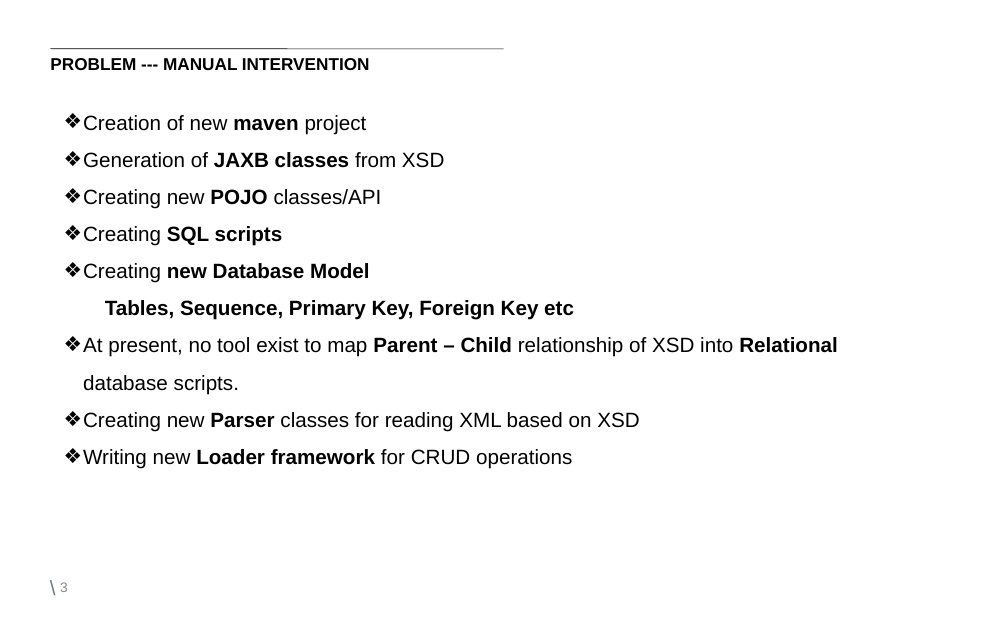
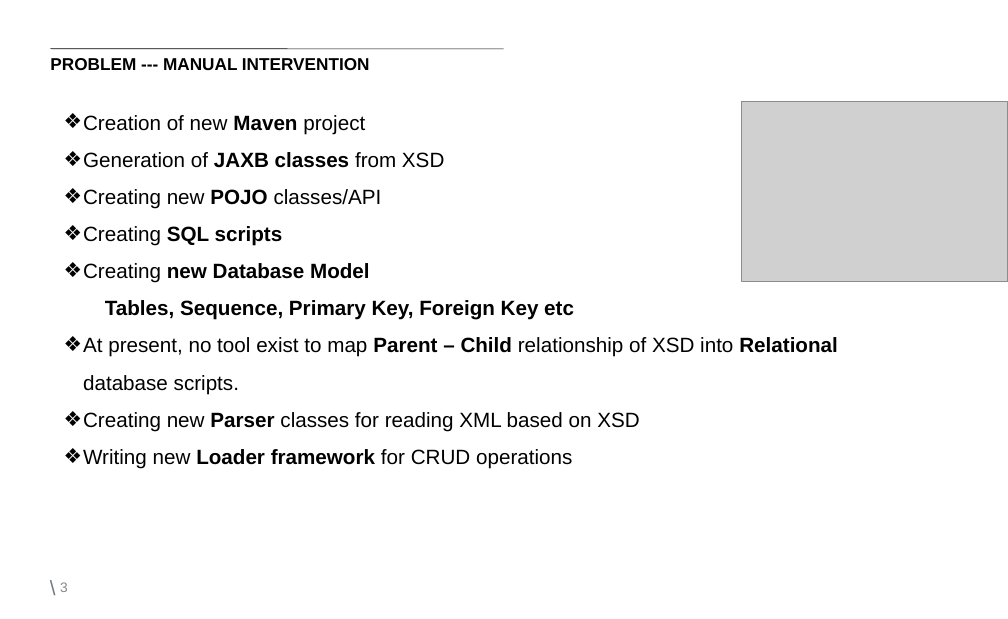
Before and after one commit to nitinsingh008/XML-Analytics, a slide deck: slide 3 of Document/XAP/Markit Technovation-XAP Phase1- 1.0v.ppt. Drawn at 1008x619 pixels with LibreOffice and Linux fonts; fonts in the diff are those of the drawing; grey boxes stand for pictures; background and template pictures are left out. Boxes give left, top, right and bottom in pixels: in the first picture for what was removed or moved away, otherwise in the second. Text is boxed around its words. In the diff, an @@ line names an element or a change of style, - is before the commit and + after.

```diff
--- a/Document/XAP/Markit Technovation-XAP Phase1- 1.0v.ppt
+++ b/Document/XAP/Markit Technovation-XAP Phase1- 1.0v.ppt
@@ text at (83,115,365,134): text changed @@
-❖ Creation of new maven project
+❖ Creation of new Maven project
@@ picture added at (741,102,1007,282) @@
```
Also in this commit, not shown: 5 other slides changed.
